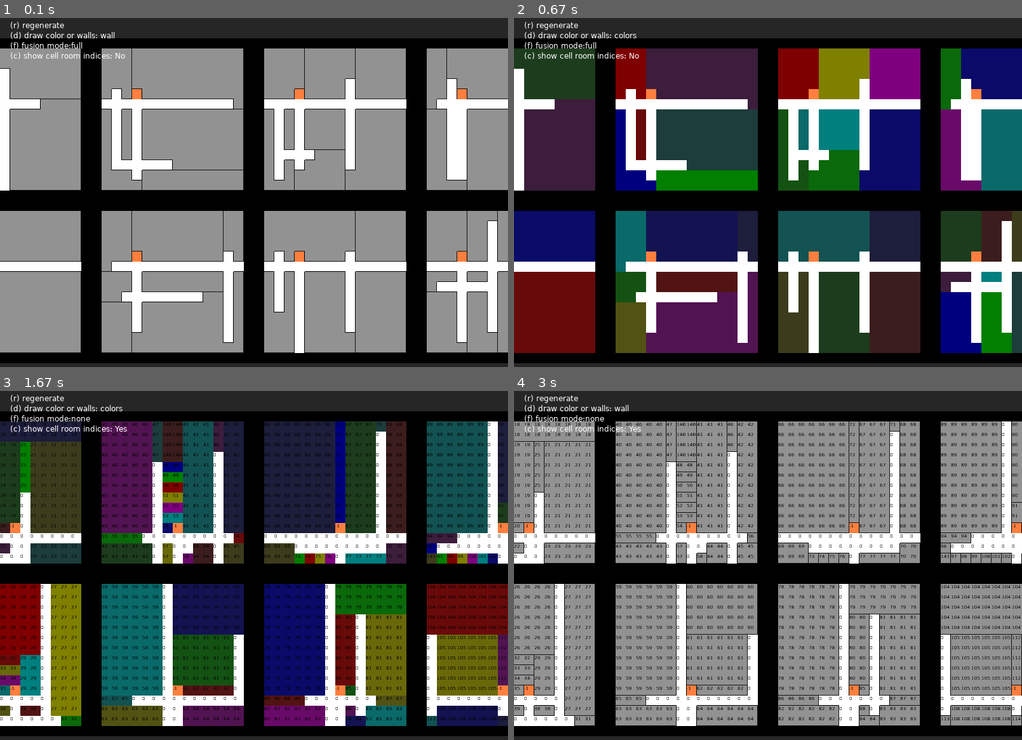
Above: before the commit, frames 1-4 (two rows, left to right).
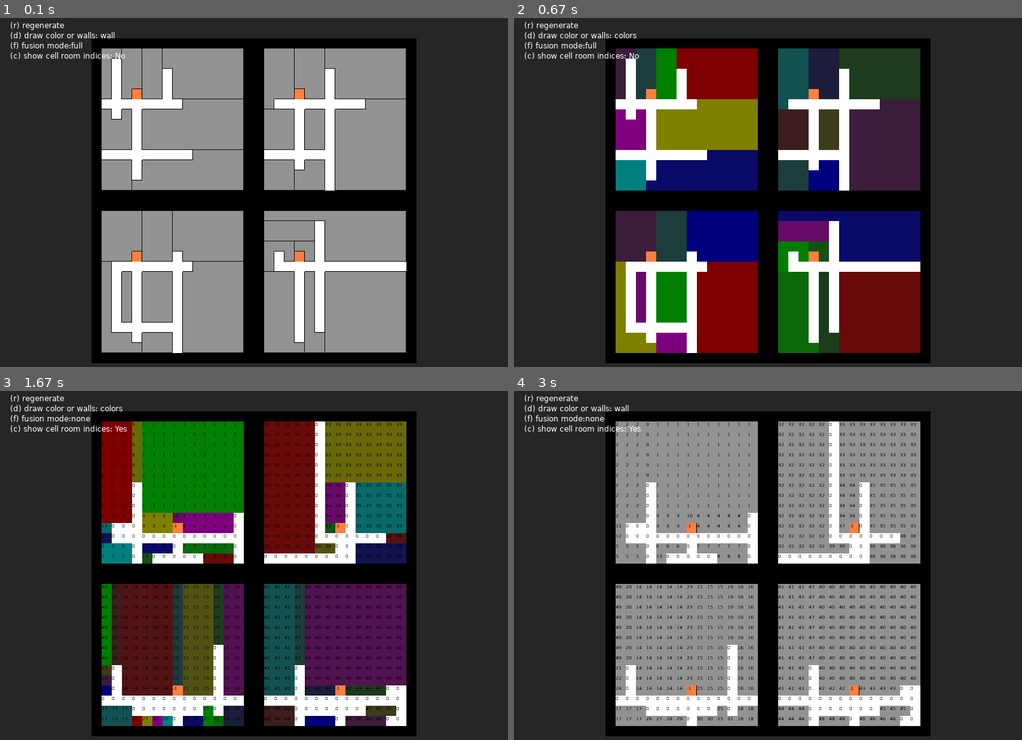
Above: after the commit, the same moments.

Repository: Gamabunta57/golf-lua
Game: LÖVE game, started from main.lua
Two runs of this game, one before a commit and one after it. Both use one fixed random seed, a clock stepped at 60 frames per second and the inputs below.
Inputs:
- Up to frame 1 (0.1 s): no input
- Up to frame 2 (0.67 s): tap D at 0.33 s
- Up to frame 3 (1.67 s): tap F at 0.67 s; tap C at 1 s
- Up to frame 4 (3 s): tap D at 2.83 s

The runs differ from the first frame. In frame 1, 41% of the frame differs, in the area x 0-100%, y 5-99%; in frame 2, 66%; in frame 3, 70%; in frame 4, 45%.

Commit message:
First pass on graph generation for the player path
The nodes are only the corridors and rooms node connected together.
It misses the link from room to room in different floors

Diff:
--- a/main.lua
+++ b/main.lua
@@ -64,7 +64,7 @@
 local wasDPressed = false
 
 function regenerateMap()
-    map = Map:new(16, 16, 12)
+    map = Map:new(16, 16, 4)
     love.math.setRandomSeed(seed)
     generator = Generator:new(map, prng)
     generator:generateMap(fusionLevel)
--- /dev/null
+++ b/src/data/graphNode.lua
@@ -0,0 +1,18 @@
+GraphNode = {
+}
+
+GraphNode.__index = GraphNode
+
+function GraphNode:new(name)
+    local o = {
+        name = name or "no-name",
+        linkedTo = {},
+    }
+    setmetatable(o, self)
+    self.__index = self
+    return o
+end
+
+function GraphNode:connect(other)
+    self.linkedTo[#(self.linkedTo) + 1] = other
+end
--- a/src/generators/generator.lua
+++ b/src/generators/generator.lua
@@ -1,5 +1,6 @@
 require("src/data/cell")
 require("src/data/rectangleRoom")
+require("src/data/graphNode")
 
 Anchors = {
     TO_TOP = 1,
@@ -30,15 +31,52 @@
     local roomIndex = self:_placeRooms(anchorsLists)
     local unconnetedRoomIndices = self:_fillUnconnectedRooms(roomIndex)
     local roomLists = self:_getRoomsPerIndex()
+
     if (fusionLevel > 0) then
         self:_fusionRooms(roomLists)
-    end
-    if (fusionLevel > 1) then
-        self:_fusionCorridorRooms(roomLists)
-    end
-    self:_setWalls()
+        if (fusionLevel > 1) then
+            self:_fusionCorridorRooms(roomLists)
+        end
+        self:_setWalls()
+
+        local roomGraphForPlayer = self:_getRoomGraphForPlayer(roomLists)
+
+        debugGraph(roomGraphForPlayer)
+    end
 
     -- debug(roomLists)
+end
+
+-- rooms in the list are rectangular shaped however,
+-- on the map it's not the case anymore at this stage
+function Generator:_getRoomGraphForPlayer(roomLists)
+    -- create all corridor nodes
+    local corridorNodes = {}
+    for f = 1, self.map.depth do
+        local nextCorridorNode = GraphNode:new(f.."C") -- 1C is the 1st floor corridor for instance
+        corridorNodes[f] = nextCorridorNode
+    end
+
+    -- link corridor nodes together because of the elevator
+    for i = 1, self.map.depth - 1 do
+        for j = i + 1, self.map.depth do
+            corridorNodes[i]:connect(corridorNodes[j])
+            corridorNodes[j]:connect(corridorNodes[i])
+        end
+    end
+
+    for z = 1, #roomLists do
+        local floorRoomList = roomLists[z]
+        local floorCorridor = corridorNodes[z]
+
+        for r = 1, #floorRoomList do
+            local roomNode = GraphNode:new(z.."R"..r) -- 1R2 is the 1st floor Room 2 for instance
+            roomNode:connect(floorCorridor)
+            floorCorridor:connect(roomNode)
+        end
+    end
+
+    return corridorNodes[1]
 end
 
 function Generator:_setWalls()
@@ -249,17 +287,6 @@
     end
 end
 
-function debug(roomList)
-    for z = 1, #roomList do
-        print("------- Floor : ", z)
-        local rooms = roomList[z]
-        for i = 1, #rooms do
-            local r = rooms[i]
-            print(r.roomIndex, r.x, r.y, r.w, r.h)
-        end
-    end
-end
-
 function Generator:_getRoomsPerIndex()
     local width = self.map.width
     local height = self.map.height
@@ -311,15 +338,6 @@
     return roomListPerIndex
 end
 
-function listDoesNotHave(list, value)
-    for i = 1, #list do
-        if (list[i] == value) then
-            return false
-        end
-    end
-    return true
-end
-
 function Generator:_fillUnconnectedRooms(roomIndex)
     local width = self.map.width
     local height = self.map.height
@@ -754,3 +772,34 @@
 
     return nextRowCell
 end
+
+function debug(roomList)
+    for z = 1, #roomList do
+        print("------- Floor : ", z)
+        local rooms = roomList[z]
+        for i = 1, #rooms do
+            local r = rooms[i]
+            print(r.roomIndex, r.x, r.y, r.w, r.h)
+        end
+    end
+end
+
+function debugGraph(node, depth)
+    if (not node.printed) then
+        node.printed = true
+        depth = depth or 0
+        print(string.rep("\t", depth) .. node.name)
+        for i = 1, #(node.linkedTo) do
+            debugGraph(node.linkedTo[i], depth + 1)
+        end
+    end
+end
+
+function listDoesNotHave(list, value)
+    for i = 1, #list do
+        if (list[i] == value) then
+            return false
+        end
+    end
+    return true
+end
